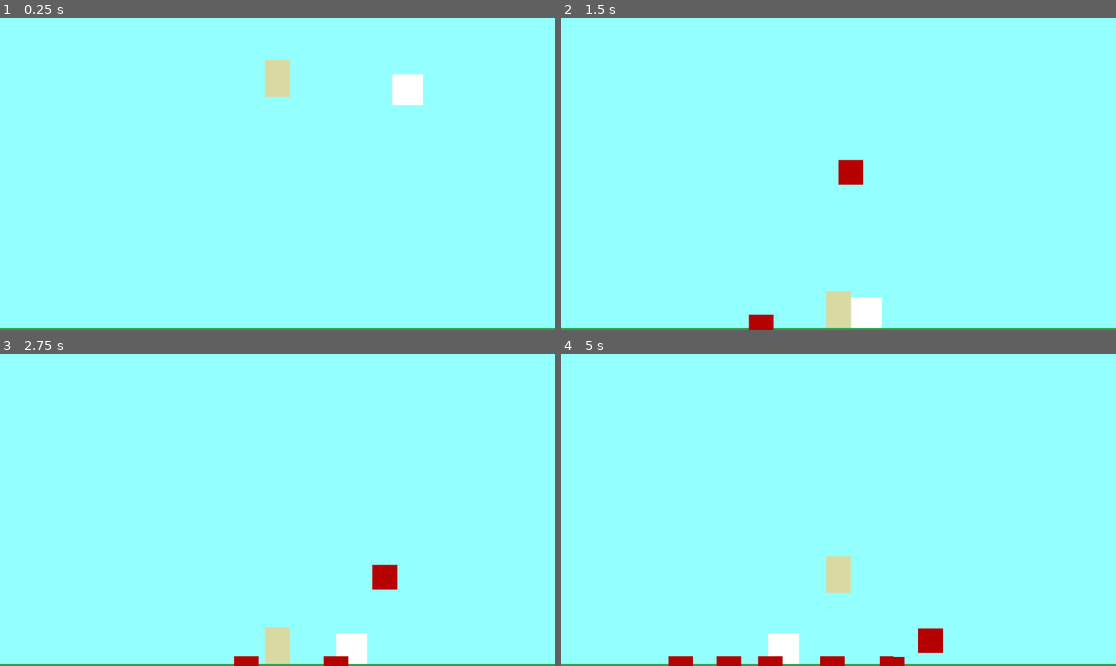
Above: before the commit, frames 1-4 (two rows, left to right).
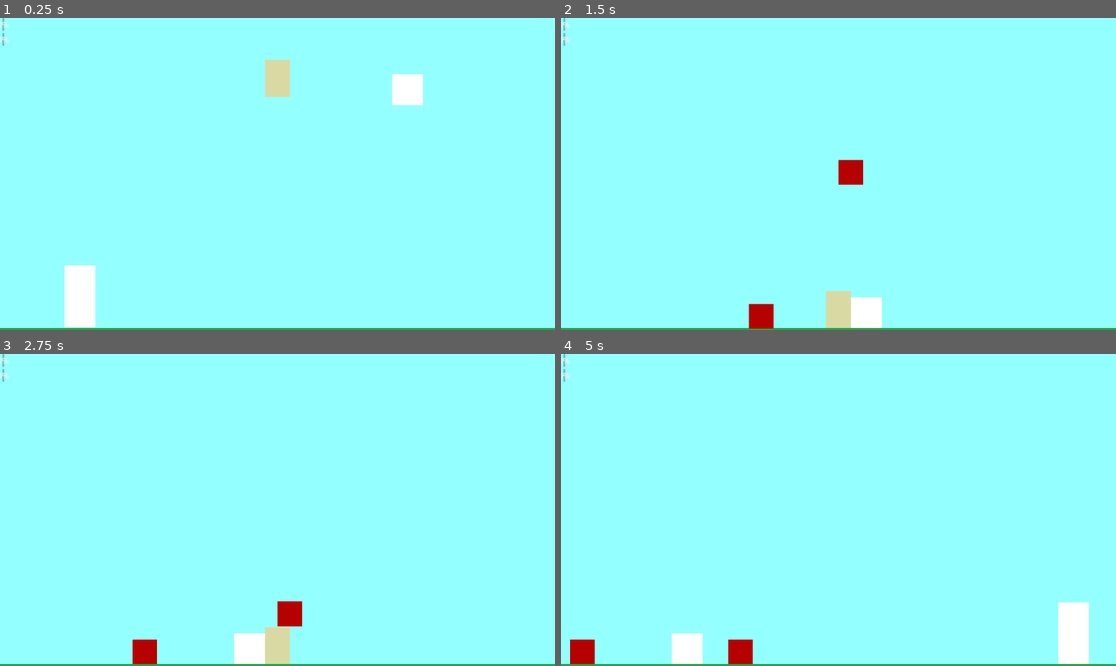
Above: after the commit, the same moments.

Repository: okmissty/Deathrunners
Game: Godot game, scene res://main.tscn
The game is run twice, just before and just after one commit, with the same random seed, the same clock (stepped at 60 frames per second) and the same inputs.
Inputs:
- Up to frame 1 (0.25 s): no input
- Up to frame 2 (1.5 s): tap Enter (ui_accept) at 0.5, 0.77 s; hold Right (ui_right) from 0.53 s (still down); tap 1 (death_spawn_rock) at 0.6, 1.35 s
- Up to frame 3 (2.75 s): tap Enter (ui_accept) at 1.52 s; release Right (ui_right) at 2.03 s; hold Left (ui_left) from 2.03 s (still down); tap 1 (death_spawn_rock) at 2.1 s
- Up to frame 4 (5 s): release Left (ui_left) at 2.78 s; hold Right (ui_right) 2.78-4.28 s; tap 1 (death_spawn_rock) at 2.85, 3.6, 4.35 s; tap Enter (ui_accept) at 3.02, 3.77, 4.52 s; hold Left (ui_left) from 4.28 s (still down)

The runs differ from the first frame. In frame 1, 1.2% of the frame differs, in the area x 0-18%, y 0-100%; in frame 2, 0.2%; in frame 3, 2.4%; in frame 4, 4.3%, in the area x 0-96%, y 0-100%.

Commit message:
hazards checkpoints and health/hunger bars

Diff:
--- /dev/null
+++ b/DeathRunnersGodotPrototype/PrototypeFiles/hazard.gd
@@ -0,0 +1,12 @@
+extends RigidBody2D
+
+func _ready() -> void:
+	contact_monitor = true
+	max_contacts_reported = 4
+
+func _on_body_entered(body: Node) -> void:
+	# Only care if we hit the player
+	if body.is_in_group("player"):
+		if body.has_method("hit_by_hazard"):
+			body.hit_by_hazard()
+		queue_free()  # remove this hazard after hit
--- a/DeathRunnersGodotPrototype/PrototypeFiles/hazard.tscn
+++ b/DeathRunnersGodotPrototype/PrototypeFiles/hazard.tscn
@@ -1,8 +1,12 @@
-[gd_scene load_steps=2 format=3 uid="uid://dnoftimsdqnaj"]
+[gd_scene load_steps=3 format=3 uid="uid://dnoftimsdqnaj"]
+
+[ext_resource type="Script" uid="uid://bdausovdycqrn" path="res://PrototypeFiles/hazard.gd" id="1_xc6ka"]
 
 [sub_resource type="RectangleShape2D" id="RectangleShape2D_4fw0i"]
+size = Vector2(32, 32)
 
 [node name="Hazard" type="RigidBody2D"]
+script = ExtResource("1_xc6ka")
 
 [node name="HazardAppearance" type="ColorRect" parent="."]
 offset_right = 32.0
@@ -10,4 +14,7 @@
 color = Color(0.7115772, 0.0076711033, 5.7756904e-07, 1)
 
 [node name="HazardCollision" type="CollisionShape2D" parent="."]
+position = Vector2(16, 16)
 shape = SubResource("RectangleShape2D_4fw0i")
+
+[connection signal="body_entered" from="." to="." method="_on_body_entered"]
--- a/DeathRunnersGodotPrototype/PrototypeFiles/survivor.gd
+++ b/DeathRunnersGodotPrototype/PrototypeFiles/survivor.gd
@@ -1,25 +1,99 @@
 extends CharacterBody2D
 
-const SPEED = 200.0
-const JUMP_VELOCITY = -400.0
-const GRAVITY = 900.0
+const SPEED := 200.0
+const JUMP_VELOCITY := -400.0
+const GRAVITY := 900.0
+
+@export var max_health: int = 100
+@export var max_hunger: int = 100
+@export var hunger_decrease_rate: float = 5.0  # hunger points per second
+@export var hunger_damage_per_second: float = 10.0
+
+# paths to UI bars
+@export var health_bar_path: NodePath
+@export var hunger_bar_path: NodePath
+
+var health: float
+var hunger: float
+var alive: bool = true
+var reached_goal: bool = false
+
+var _health_bar: ProgressBar
+var _hunger_bar: ProgressBar
+
+func _ready() -> void:
+	health = max_health
+	hunger = max_hunger
+
+	if health_bar_path != NodePath():
+		_health_bar = get_node(health_bar_path)
+		_health_bar.max_value = max_health
+		_health_bar.value = health
+
+	if hunger_bar_path != NodePath():
+		_hunger_bar = get_node(hunger_bar_path)
+		_hunger_bar.max_value = max_hunger
+		_hunger_bar.value = hunger
 
 func _physics_process(delta: float) -> void:
-	# Apply gravity when not standing on something
+	if not alive or reached_goal:
+		return
+
+	# gravity
 	if not is_on_floor():
 		velocity.y += GRAVITY * delta
 
-	# Horizontal movement with arrow keys
+	# horizontal movement
 	var dir := 0.0
 	if Input.is_action_pressed("ui_left"):
 		dir -= 1.0
 	if Input.is_action_pressed("ui_right"):
 		dir += 1.0
-
 	velocity.x = dir * SPEED
 
-	# Jump with space/enter
+	# jump
 	if Input.is_action_just_pressed("ui_accept") and is_on_floor():
 		velocity.y = JUMP_VELOCITY
 
 	move_and_slide()
+
+	# --- hunger ticking down ---
+	hunger -= hunger_decrease_rate * delta
+	if hunger < 0.0:
+		hunger = 0.0
+
+	# if starving, take damage over time
+	if hunger <= 0.0:
+		apply_damage(hunger_damage_per_second * delta)
+
+	_update_ui()
+
+func apply_damage(amount: float) -> void:
+	if not alive:
+		return
+	health -= amount
+	if health <= 0.0:
+		health = 0.0
+		alive = false
+		print("Survivor died")
+	_update_ui()
+
+func heal(amount: float) -> void:
+	if not alive:
+		return
+	health = min(max_health, health + amount)
+	_update_ui()
+
+func restore_hunger(amount: float) -> void:
+	hunger = min(max_hunger, hunger + amount)
+	_update_ui()
+
+func mark_goal_reached() -> void:
+	reached_goal = true
+	print("Survivor reached the goal!")
+
+func _update_ui() -> void:
+	if _health_bar:
+		_health_bar.value = health
+	if _hunger_bar:
+		_hunger_bar.value = hunger
--- /dev/null
+++ b/DeathRunnersGodotPrototype/checkpoint.gd
@@ -0,0 +1,12 @@
+extends Area2D
+
+func _ready() -> void:
+	monitoring = true
+	monitorable = true
+
+func _on_body_entered(body: Node) -> void:
+	if body.is_in_group("player"):
+		if body.has_method("set_checkpoint"):
+			# Set checkpoint slightly above the checkpoint so player doesn't spawn inside the ground
+			body.set_checkpoint(global_position + Vector2(0, -10))
+			print("Checkpoint updated at: ", global_position)
--- /dev/null
+++ b/DeathRunnersGodotPrototype/checkpoint.tscn
@@ -0,0 +1,19 @@
+[gd_scene load_steps=3 format=3 uid="uid://dofa221wg6twp"]
+
+[ext_resource type="Script" uid="uid://x67ihqsmirx3" path="res://checkpoint.gd" id="1_luqgl"]
+
+[sub_resource type="RectangleShape2D" id="RectangleShape2D_njsvn"]
+size = Vector2(40, 80)
+
+[node name="Checkpoint" type="Area2D"]
+script = ExtResource("1_luqgl")
+
+[node name="ColorRect" type="ColorRect" parent="."]
+offset_right = 40.0
+offset_bottom = 80.0
+
+[node name="CollisionShape2D" type="CollisionShape2D" parent="."]
+position = Vector2(20, 40)
+shape = SubResource("RectangleShape2D_njsvn")
+
+[connection signal="body_entered" from="." to="." method="_on_body_entered"]
--- a/DeathRunnersGodotPrototype/main.tscn
+++ b/DeathRunnersGodotPrototype/main.tscn
@@ -1,10 +1,11 @@
-[gd_scene load_steps=11 format=3 uid="uid://df8a5iyhj1xj0"]
+[gd_scene load_steps=12 format=3 uid="uid://df8a5iyhj1xj0"]
 
 [ext_resource type="Script" uid="uid://b5p8ibptxae1b" path="res://PrototypeFiles/survivor.gd" id="1_xnqkp"]
 [ext_resource type="Script" uid="uid://81f8t60kf53l" path="res://PrototypeFiles/death.gd" id="2_231nh"]
 [ext_resource type="Script" uid="uid://b8ohkdji0quof" path="res://PrototypeFiles/death_controller.gd" id="3_0x84s"]
 [ext_resource type="PackedScene" uid="uid://dnoftimsdqnaj" path="res://PrototypeFiles/hazard.tscn" id="4_85kue"]
 [ext_resource type="Script" uid="uid://bcci8yq10apd5" path="res://horizontal_cam.gd" id="5_lquwl"]
+[ext_resource type="PackedScene" uid="uid://dofa221wg6twp" path="res://checkpoint.tscn" id="6_7mycd"]
 
 [sub_resource type="CanvasItemMaterial" id="CanvasItemMaterial_231nh"]
 
@@ -47,7 +48,7 @@
 shape = SubResource("RectangleShape2D_231nh")
 one_way_collision = true
 
-[node name="Survivor" type="CharacterBody2D" parent="."]
+[node name="Survivor" type="CharacterBody2D" parent="." groups=["player"]]
 position = Vector2(362, 246)
 script = ExtResource("1_xnqkp")
 metadata/_edit_group_ = true
@@ -98,3 +99,33 @@
 limit_bottom = 320
 script = ExtResource("5_lquwl")
 survivor_path = NodePath("../Survivor")
+
+[node name="Checkpoint1" parent="." instance=ExtResource("6_7mycd")]
+position = Vector2(86, 519)
+
+[node name="Checkpoint2" parent="." instance=ExtResource("6_7mycd")]
+position = Vector2(1012, 520)
+
+[node name="UI" type="CanvasLayer" parent="."]
+
+[node name="BarsContainer" type="VBoxContainer" parent="UI"]
+offset_right = 40.0
+offset_bottom = 40.0
+
+[node name="HealthRow" type="HBoxContainer" parent="UI/BarsContainer"]
+layout_mode = 2
+
+[node name="Health" type="Label" parent="UI/BarsContainer/HealthRow"]
+layout_mode = 2
+
+[node name="HealthBar" type="ProgressBar" parent="UI/BarsContainer/HealthRow"]
+layout_mode = 2
+
+[node name="HungerRow" type="HBoxContainer" parent="UI/BarsContainer"]
+layout_mode = 2
+
+[node name="Hunger" type="Label" parent="UI/BarsContainer/HungerRow"]
+layout_mode = 2
+
+[node name="HungerBar" type="ProgressBar" parent="UI/BarsContainer/HungerRow"]
+layout_mode = 2
Not shown, added: DeathRunnersGodotPrototype/PrototypeFiles/hazard.gd.uid
Not shown, added: DeathRunnersGodotPrototype/checkpoint.gd.uid
